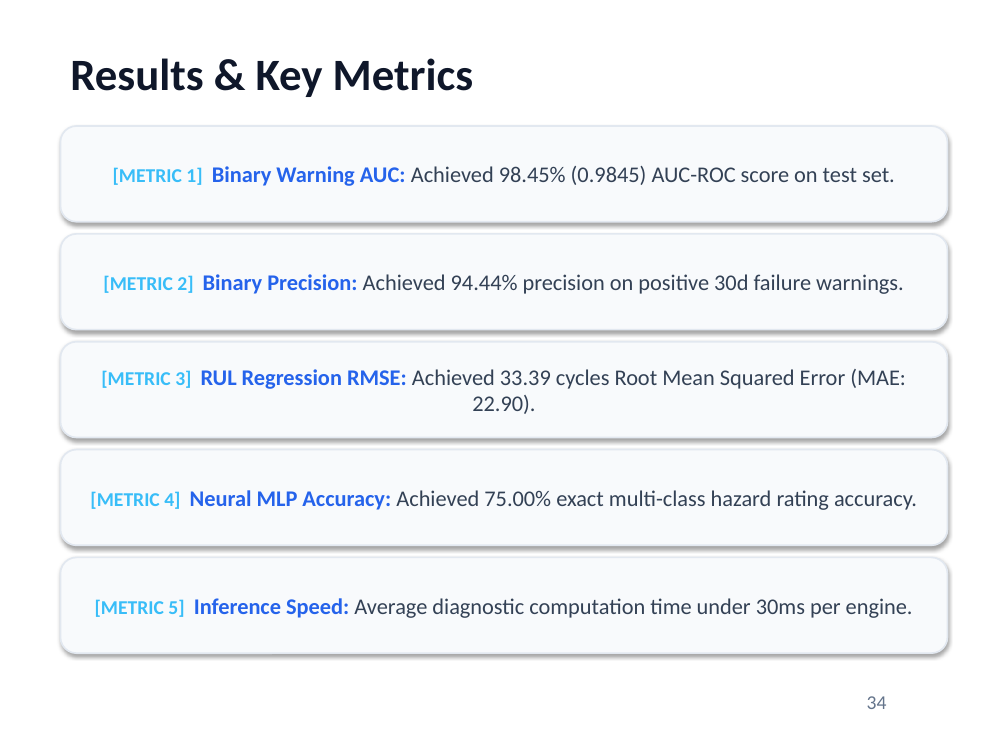
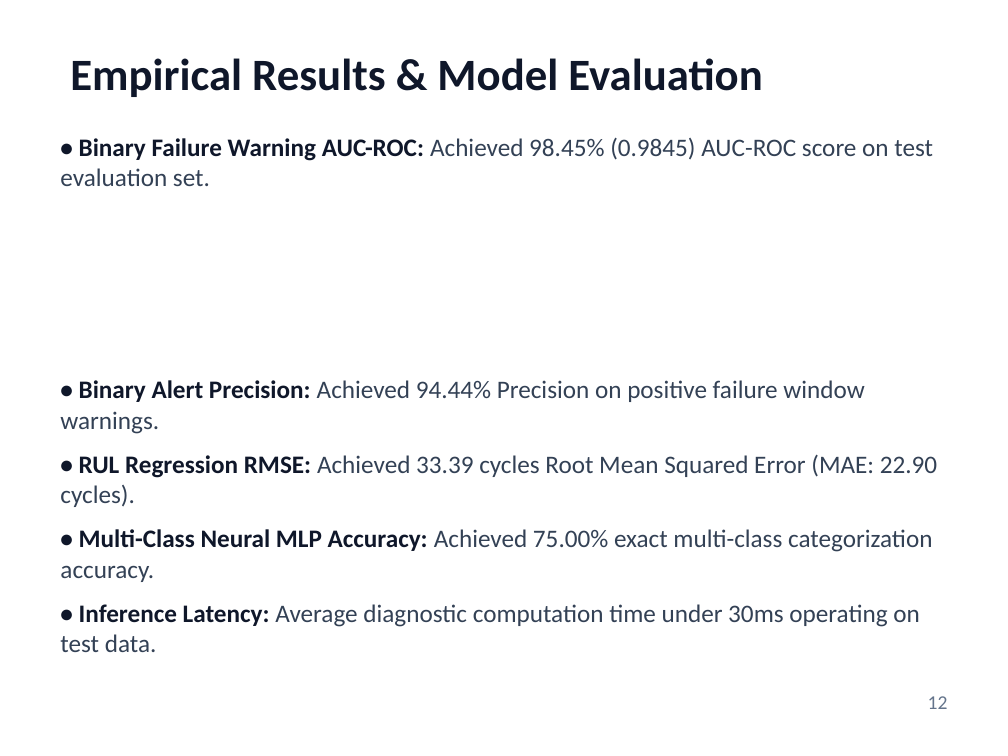
Before and after one commit to PiyushTiwari2051/Predictive-Master, a slide deck: slide 12 of Internship Presentation PPTs Template Final.pptx (slide 34 before the commit). Drawn at 1008x756 pixels with LibreOffice and Linux fonts; fonts in the diff are those of the drawing. Boxes give left, top, right and bottom in pixels: in the first picture for what was removed or moved away, otherwise in the second. Text is boxed around its words. In the diff, an @@ line names an element or a change of style, - is before the commit and + after.

```diff
--- a/Internship Presentation PPTs Template Final.pptx
+++ b/Internship Presentation PPTs Template Final.pptx
@@ text at (70, 58, 762, 97): text changed @@
-Results & Key Metrics
+Empirical Results & Model Evaluation
@@ rounded rectangle removed at (60, 126, 948, 222) @@
-[METRIC 1] Binary Warning AUC: Achieved 98.45% (0.9845) AUC-ROC score on test set.
@@ text added at (60, 137, 937, 652), 18 pt, text #334155 @@
+• Binary Failure Warning AUC-ROC: Achieved 98.45% (0.9845) AUC-ROC score on test evaluation set.
+• Binary Alert Precision: Achieved 94.44% Precision on positive failure window warnings.
+• RUL Regression RMSE: Achieved 33.39 cycles Root Mean Squared Error (MAE: 22.90 cycles).
+• Multi-Class Neural MLP Accuracy: Achieved 75.00% exact multi-class categorization accuracy.
+• Inference Latency: Average diagnostic computation time under 30ms operating on test data.
@@ rounded rectangle removed at (60, 234, 948, 330) @@
-[METRIC 2] Binary Precision: Achieved 94.44% precision on positive 30d failure warnings.
@@ rounded rectangle removed at (60, 342, 948, 437) @@
-[METRIC 3] RUL Regression RMSE: Achieved 33.39 cycles Root Mean Squared Error (MAE: 22.90).
@@ rounded rectangle removed at (60, 450, 948, 545) @@
-[METRIC 4] Neural MLP Accuracy: Achieved 75.00% exact multi-class hazard rating accuracy.
@@ rounded rectangle removed at (60, 557, 948, 653) @@
-[METRIC 5] Inference Speed: Average diagnostic computation time under 30ms per engine.
@@ text at (928, 696, 948, 709): text changed @@
-34
+12
```
Also in this commit, not shown: 8 other slides changed, 9 slides added, 33 slides removed, 1 other file.
